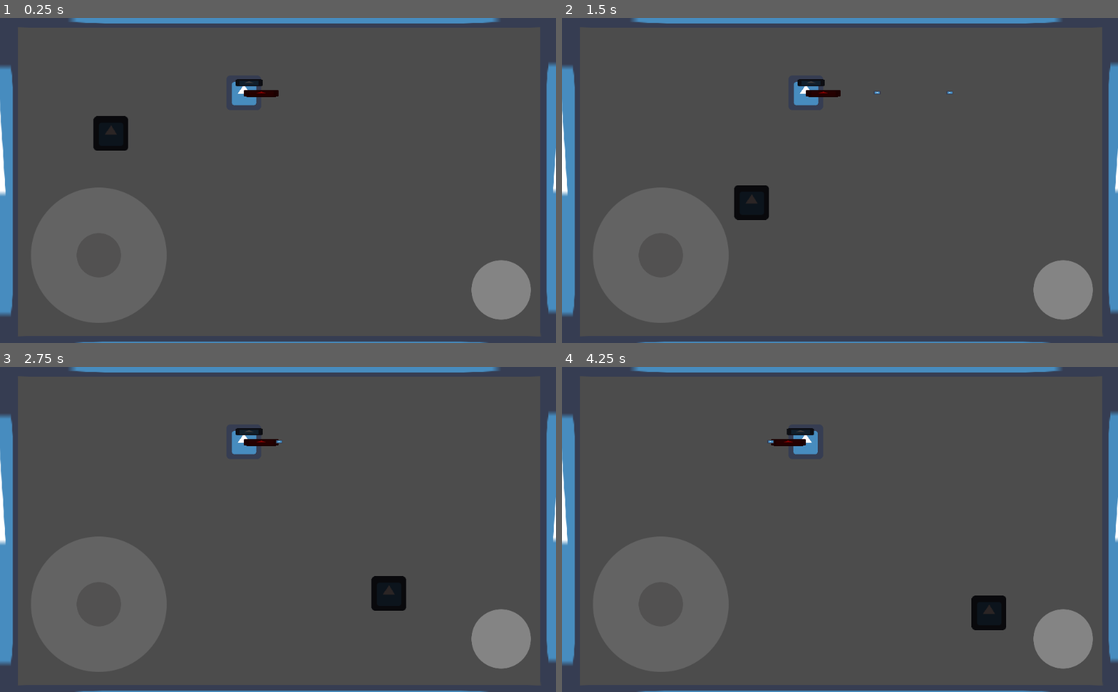
Above: before the commit, frames 1-4 (two rows, left to right).
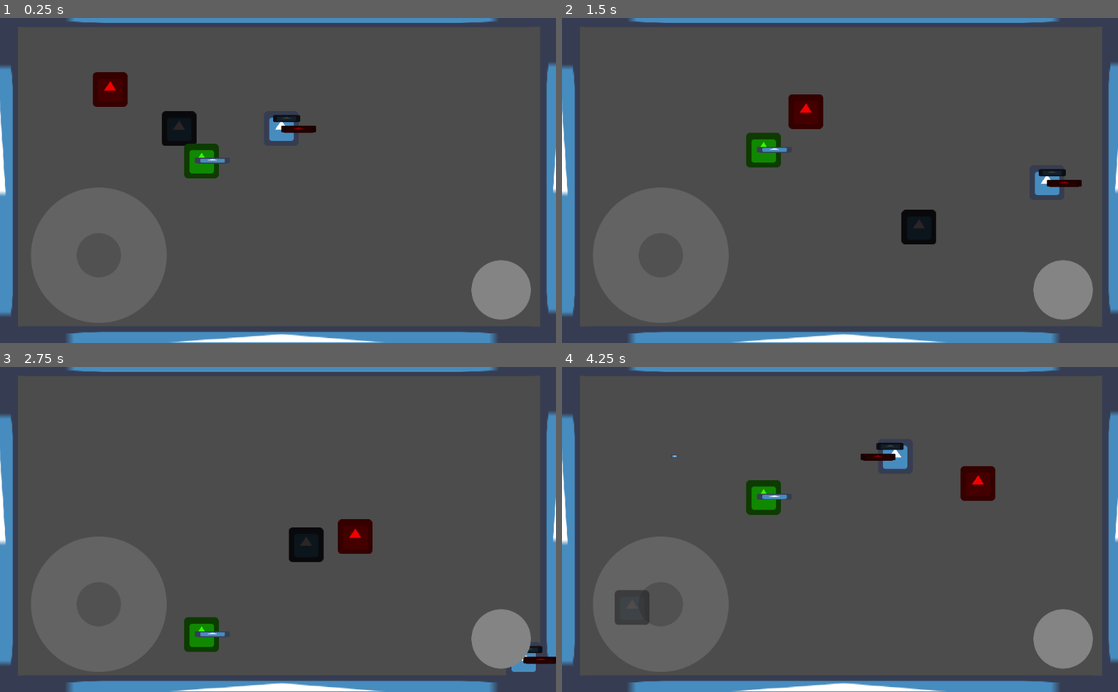
Above: after the commit, the same moments.

Repository: gath-thee-thaw/gohome-thegame
Game: Godot game, scene res://Node2D.tscn
Same seed, same stepped clock (60 frames per second), same inputs: the game is played once before the commit and once after it. The engine's default icon, where the game draws it, is replaced by a stand-in: a white triangle on a blue panel in a dark square.
Inputs (mouse positions are in pixels of both pictures, inside the frame that each line leads up to):
- Up to frame 1 (0.25 s): no input
- Up to frame 2 (1.5 s): move the mouse to (962, 164) at 0.52 s; press the mouse at (962, 164) at 0.53 s; hold D (right) 0.53-1.28 s; move the mouse to (728, 196) at 1.27 s; release the mouse at (728, 196) at 1.28 s; hold S (down) from 1.28 s (still down); click (728, 196) at 1.35 s
- Up to frame 3 (2.75 s): move the mouse to (333, 458) at 2.02 s; release S (down) at 2.03 s; press the mouse at (333, 458) at 2.03 s; hold D (right) from 2.03 s (still down)
- Up to frame 4 (4.25 s): move the mouse to (812, 594) at 2.77 s; release D (right) at 2.78 s; release the mouse at (812, 594) at 2.78 s; hold W (up) 2.78-3.53 s; click (812, 594) at 2.85 s; move the mouse to (1006, 578) at 3.52 s; press the mouse at (1006, 578) at 3.53 s; hold A (left) from 3.53 s (still down)

The runs differ from the first frame. In frame 1, 6.2% of the frame differs, in the area x 11-90%, y 0-100%; in frame 2, 6.0%; in frame 3, 6.0%; in frame 4, 6.2%.

Commit message:
serfuyibiuolbnrolevgnblwvf

Diff:
--- a/Node2D.tscn
+++ b/Node2D.tscn
@@ -7,12 +7,20 @@
 [ext_resource path="res://Scripts/rifle.gd" type="Script" id=5]
 [ext_resource path="res://global.gd" type="Script" id=6]
 [ext_resource path="res://mobileControlls.tscn" type="PackedScene" id=7]
+[ext_resource path="res://Scripts/enemy2.gd" type="Script" id=8]
+[ext_resource path="res://Scripts/enemy3.gd" type="Script" id=9]
 
 [sub_resource type="RectangleShape2D" id=1]
 extents = Vector2( 31, 31.5 )
 
 [sub_resource type="RectangleShape2D" id=2]
 extents = Vector2( 30, 31 )
+
+[sub_resource type="RectangleShape2D" id=5]
+extents = Vector2( 30.5, 31 )
+
+[sub_resource type="RectangleShape2D" id=6]
+extents = Vector2( 31, 31 )
 
 [sub_resource type="RectangleShape2D" id=3]
 extents = Vector2( 31.5, 336 )
@@ -25,99 +33,133 @@
 
 [node name="MobileControlls" parent="." instance=ExtResource( 7 )]
 
-[node name="Player" type="KinematicBody2D" parent="."]
-position = Vector2( 449, 138 )
+[node name="YSort" type="YSort" parent="."]
+
+[node name="Player" type="Area2D" parent="YSort"]
+position = Vector2( 518, 204 )
 script = ExtResource( 2 )
 
-[node name="CollisionShape2D" type="CollisionShape2D" parent="Player"]
-shape = SubResource( 1 )
-
-[node name="Icon" type="Sprite" parent="Player"]
+[node name="Icon" type="Sprite" parent="YSort/Player"]
 texture = ExtResource( 1 )
 
-[node name="polla" type="Sprite" parent="Player"]
+[node name="polla" type="Sprite" parent="YSort/Player"]
 modulate = Color( 0.235294, 0.231373, 0.231373, 1 )
-position = Vector2( 9.80038, -18.3796 )
-scale = Vector2( -0.777937, 0.200837 )
+position = Vector2( 9.80035, -18.3796 )
+rotation = 3.14159
+scale = Vector2( 0.777937, -0.200837 )
 texture = ExtResource( 1 )
 
-[node name="rifle" type="Node2D" parent="Player"]
+[node name="rifle" type="Node2D" parent="YSort/Player"]
 script = ExtResource( 5 )
 
-[node name="Icon" type="Sprite" parent="Player/rifle"]
+[node name="Icon" type="Sprite" parent="YSort/Player/rifle"]
 modulate = Color( 0.52549, 0, 0, 1 )
 position = Vector2( 32, 1 )
 scale = Vector2( 1, 0.203125 )
 texture = ExtResource( 1 )
 
-[node name="spawnPoint" type="Node2D" parent="Player/rifle"]
+[node name="spawnPoint" type="Node2D" parent="YSort/Player/rifle"]
 position = Vector2( 65, 0 )
 
-[node name="CanvasLayer" type="CanvasLayer" parent="Player"]
+[node name="CollisionShape2D" type="CollisionShape2D" parent="YSort/Player"]
+shape = SubResource( 1 )
 
-[node name="joyStick" parent="Player/CanvasLayer" instance=ExtResource( 4 )]
+[node name="CanvasLayer" type="CanvasLayer" parent="YSort/Player"]
+
+[node name="joyStick" parent="YSort/Player/CanvasLayer" instance=ExtResource( 4 )]
 position = Vector2( 182, 438 )
 
-[node name="enemy" type="KinematicBody2D" parent="." groups=["enemy"]]
+[node name="enemy1" type="Area2D" parent="YSort" groups=["enemy"]]
 position = Vector2( 264, 168 )
 script = ExtResource( 3 )
 
-[node name="CollisionShape2D" type="CollisionShape2D" parent="enemy"]
-shape = SubResource( 2 )
-
-[node name="Icon" type="Sprite" parent="enemy"]
+[node name="Icon" type="Sprite" parent="YSort/enemy1"]
 modulate = Color( 0.168627, 0.145098, 0.145098, 1 )
 texture = ExtResource( 1 )
 
-[node name="Node2D" type="Node2D" parent="."]
+[node name="CollisionShape2D" type="CollisionShape2D" parent="YSort/enemy1"]
+shape = SubResource( 2 )
 
-[node name="StaticBody2D" type="StaticBody2D" parent="Node2D"]
+[node name="enemy2" type="Area2D" parent="YSort"]
+position = Vector2( 141, 118 )
+script = ExtResource( 8 )
+
+[node name="Icon" type="Sprite" parent="YSort/enemy2"]
+modulate = Color( 0.960784, 0, 0, 1 )
+texture = ExtResource( 1 )
+
+[node name="CollisionShape2D" type="CollisionShape2D" parent="YSort/enemy2"]
+position = Vector2( 0.5, 0 )
+shape = SubResource( 5 )
+
+[node name="enemy3" type="Area2D" parent="YSort"]
+position = Vector2( 371, 314 )
+script = ExtResource( 9 )
+
+[node name="Icon" type="Sprite" parent="YSort/enemy3"]
+modulate = Color( 0.235294, 0.972549, 0.00784314, 1 )
+texture = ExtResource( 1 )
+
+[node name="CollisionShape2D" type="CollisionShape2D" parent="YSort/enemy3"]
+position = Vector2( 1, -1 )
+shape = SubResource( 6 )
+
+[node name="gun" type="Sprite" parent="YSort/enemy3"]
+position = Vector2( 20, -1 )
+scale = Vector2( 1, 0.171875 )
+texture = ExtResource( 1 )
+
+[node name="spawnPoint" type="Node2D" parent="YSort/enemy3/gun"]
+position = Vector2( 33, 0 )
+
+[node name="Node2D" type="Node2D" parent="YSort"]
+
+[node name="StaticBody2D" type="StaticBody2D" parent="YSort/Node2D"]
 position = Vector2( 1026, 278 )
 
-[node name="Icon4" type="Sprite" parent="Node2D/StaticBody2D"]
+[node name="Icon4" type="Sprite" parent="YSort/Node2D/StaticBody2D"]
 position = Vector2( 5, 20 )
 scale = Vector2( 1.10938, 10.625 )
 texture = ExtResource( 1 )
 
-[node name="CollisionShape2D" type="CollisionShape2D" parent="Node2D/StaticBody2D"]
+[node name="CollisionShape2D" type="CollisionShape2D" parent="YSort/Node2D/StaticBody2D"]
 position = Vector2( 6, 18 )
 shape = SubResource( 3 )
 
-[node name="StaticBody2D2" type="StaticBody2D" parent="Node2D"]
+[node name="StaticBody2D2" type="StaticBody2D" parent="YSort/Node2D"]
 position = Vector2( -7, 283 )
 
-[node name="Icon4" type="Sprite" parent="Node2D/StaticBody2D2"]
+[node name="Icon4" type="Sprite" parent="YSort/Node2D/StaticBody2D2"]
 position = Vector2( 5, 20 )
 scale = Vector2( 1.10938, 10.625 )
 texture = ExtResource( 1 )
 
-[node name="CollisionShape2D" type="CollisionShape2D" parent="Node2D/StaticBody2D2"]
+[node name="CollisionShape2D" type="CollisionShape2D" parent="YSort/Node2D/StaticBody2D2"]
 position = Vector2( 6, 18 )
 shape = SubResource( 3 )
 
-[node name="StaticBody2D3" type="StaticBody2D" parent="Node2D"]
-position = Vector2( 540, 360 )
+[node name="StaticBody2D3" type="StaticBody2D" parent="YSort/Node2D"]
+position = Vector2( 540, 342 )
 
-[node name="Icon4" type="Sprite" parent="Node2D/StaticBody2D3"]
+[node name="Icon4" type="Sprite" parent="YSort/Node2D/StaticBody2D3"]
 position = Vector2( -30, 255 )
 scale = Vector2( 17.375, 0.875001 )
 texture = ExtResource( 1 )
 
-[node name="CollisionShape2D" type="CollisionShape2D" parent="Node2D/StaticBody2D3"]
+[node name="CollisionShape2D" type="CollisionShape2D" parent="YSort/Node2D/StaticBody2D3"]
 position = Vector2( -27.5, 259 )
 shape = SubResource( 4 )
 
-[node name="StaticBody2D4" type="StaticBody2D" parent="Node2D"]
-position = Vector2( 545, -265 )
+[node name="StaticBody2D4" type="StaticBody2D" parent="YSort/Node2D"]
+position = Vector2( 541, -266 )
 
-[node name="Icon4" type="Sprite" parent="Node2D/StaticBody2D4"]
+[node name="Icon4" type="Sprite" parent="YSort/Node2D/StaticBody2D4"]
 position = Vector2( -30, 255 )
 scale = Vector2( 17.375, 0.875001 )
 texture = ExtResource( 1 )
 
-[node name="CollisionShape2D" type="CollisionShape2D" parent="Node2D/StaticBody2D4"]
+[node name="CollisionShape2D" type="CollisionShape2D" parent="YSort/Node2D/StaticBody2D4"]
 position = Vector2( -27.5, 255.5 )
 shape = SubResource( 4 )
 
-[node name="Node2D2" type="Node2D" parent="."]
-position = Vector2( 987, 578 )
+[connection signal="body_entered" from="YSort/enemy1" to="YSort/enemy1" method="_on_enemy1_body_entered"]
--- a/Scripts/Player.gd
+++ b/Scripts/Player.gd
@@ -1,4 +1,4 @@
-extends KinematicBody2D
+extends Area2D
 
 
 export var speed := 500
@@ -8,10 +8,15 @@
 var flip
 var direction
 
-var bullet = load("res://scenes/bullet.tscn")
-var mobile = true
+var bullet = load("res://scenes/bullet2.tscn")
+var mobile = false
 
-func _physics_process(_delta: float) -> void:
+var screen_size
+
+func _ready():
+	screen_size = get_viewport_rect().size
+
+func _physics_process(delta: float):
 
 	#Get inputs
 	if(!mobile):
@@ -36,7 +41,9 @@
 	#move
 	if direction.length() > 1.0:
 		direction = direction.normalized()
-	move_and_slide(speed * direction)
+	position += direction * delta * speed
+	position.x = clamp(position.x, 60, screen_size.x-60)
+	position.y = clamp(position.y, 0, screen_size.y-60)
 
 
 #
--- a/Scripts/bullet.gd
+++ /dev/null
@@ -1,16 +0,0 @@
-extends KinematicBody2D
-
-
-# Declare member variables here. Examples:
-# var a = 2
-# var b = "text"
-
-
-# Called when the node enters the scene tree for the first time.
-func _ready():
-	pass # Replace with function body.
-
-
-# Called every frame. 'delta' is the elapsed time since the previous frame.
-#func _process(delta):
-#	pass
--- /dev/null
+++ b/Scripts/bullet2.gd
@@ -0,0 +1,27 @@
+extends Area2D
+
+
+
+var playerFlip
+var speed = 1000
+
+
+
+func _process(delta):
+	#position += playerDirection * playerSpeed + transform.x * speed * delta //playerDirection * playerSpeed +
+	if !playerFlip:
+		position += transform.x * speed * delta
+	else:
+		position += -transform.x * speed * delta
+
+
+
+
+func _on_bullet2_body_entered(body):
+	queue_free()
+
+
+func _on_bullet2_area_entered(area):
+	if area.is_in_group("enemy"):
+			area.queue_free()
+	queue_free()
--- a/Scripts/enemy.gd
+++ b/Scripts/enemy.gd
@@ -1,4 +1,4 @@
-extends KinematicBody2D
+extends Area2D
 
 
 var destination = Vector2()
@@ -25,16 +25,20 @@
 
 	if direction.length() > 1.0:
 		direction = direction.normalized()
-	move_and_slide(speed * direction)
+	position += direction * delta * speed
 
 	var distamce = position.distance_to(destination)
 	if distamce <= stopingDistance:
 		setDestination()
 
-	for index in get_slide_count():
-		var collision = get_slide_collision(index)
-		setDestination()
+
 
 func setDestination():
 	destination.x = rand_range(minX, maxX)
 	destination.y = rand_range(minY, maxY)
+
+
+
+
+func _on_enemy1_body_entered(body):
+	setDestination()
--- /dev/null
+++ b/Scripts/enemy2.gd
@@ -0,0 +1,23 @@
+extends Area2D
+
+onready var player = get_parent().find_node("Player")
+var kSpeed = 200
+var speed = 1000
+var stopingDistance = 50
+
+func _process(delta):
+	var direction = Vector2(
+		player.position.x - position.x,
+		player.position.y - position.y
+	)
+
+	if direction.length() > 1.0:
+		direction = direction.normalized()
+	position += direction * speed * delta
+
+
+	var distamce = position.distance_to(player.position)
+	if distamce <= stopingDistance:
+		speed = 0
+	else:
+		speed = kSpeed
--- /dev/null
+++ b/Scripts/enemy3.gd
@@ -0,0 +1,26 @@
+extends Area2D
+
+var speed = 200
+var kSpeed = 200
+onready var player = get_parent().find_node("Player")
+var bullet = load("res://scenes/bullet2.tscn")
+var stopingDistance = 10
+
+
+func _process(delta):
+	var direction = Vector2(
+		0,
+		player.position.y - position.y
+	)
+
+	if direction.length() > 1.0:
+		direction = direction.normalized()
+	position += direction * speed * delta
+
+	var distamce = player.position.y - position.y
+	if(distamce < 0):
+		distamce *= -1
+	if distamce <= stopingDistance:
+		speed = 0
+	else:
+		speed = kSpeed
--- a/Scripts/rifle.gd
+++ b/Scripts/rifle.gd
@@ -1,26 +1,16 @@
 extends Node2D
 
 
-var bullet = load("res://scenes/bullet.tscn")
+var bullet = load("res://scenes/bullet2.tscn")
 var mobile = false
 
-var timer
-var shootDelay = 5
-var canShootB = true
-
-func _ready():
-	pass
-#	timer = Timer.new()
-#	timer.one_shot = true
-#	timer.wait_time = shootDelay
-#	timer.connect("timeout", self, "on_timeout_complete")
 
 
 
 func _process(delta):
 	if(!mobile):
 #		look_at(get_global_mouse_position())
-		if Input.is_action_pressed("shoot"):
+		if Input.is_action_just_pressed("shoot"):
 			Shoot()
 
 #
--- /dev/null
+++ b/scenes/bullet2.tscn
@@ -0,0 +1,20 @@
+[gd_scene load_steps=4 format=2]
+
+[ext_resource path="res://icon.png" type="Texture" id=1]
+[ext_resource path="res://Scripts/bullet2.gd" type="Script" id=2]
+
+[sub_resource type="RectangleShape2D" id=7]
+extents = Vector2( 6, 3 )
+
+[node name="bullet2" type="Area2D"]
+script = ExtResource( 2 )
+
+[node name="CollisionShape2D" type="CollisionShape2D" parent="."]
+shape = SubResource( 7 )
+
+[node name="Icon" type="Sprite" parent="."]
+scale = Vector2( 0.2, 0.1 )
+texture = ExtResource( 1 )
+
+[connection signal="area_entered" from="." to="." method="_on_bullet2_area_entered"]
+[connection signal="body_entered" from="." to="." method="_on_bullet2_body_entered"]
Not shown: 1 places in Node2D.tscn that only renumber resources
Not shown: 2 places in scenes/bullet.tscn that only renumber resources
